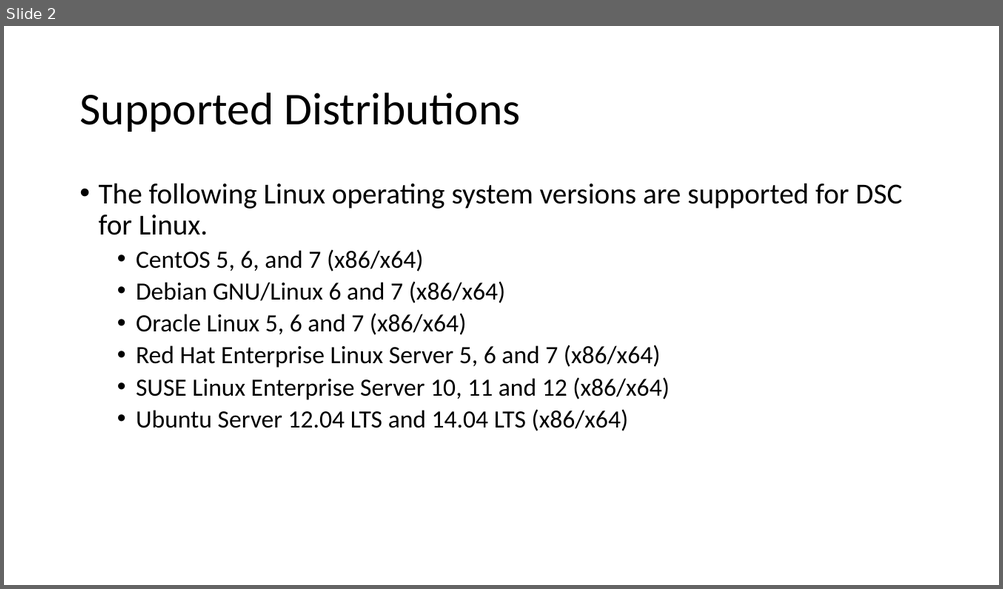
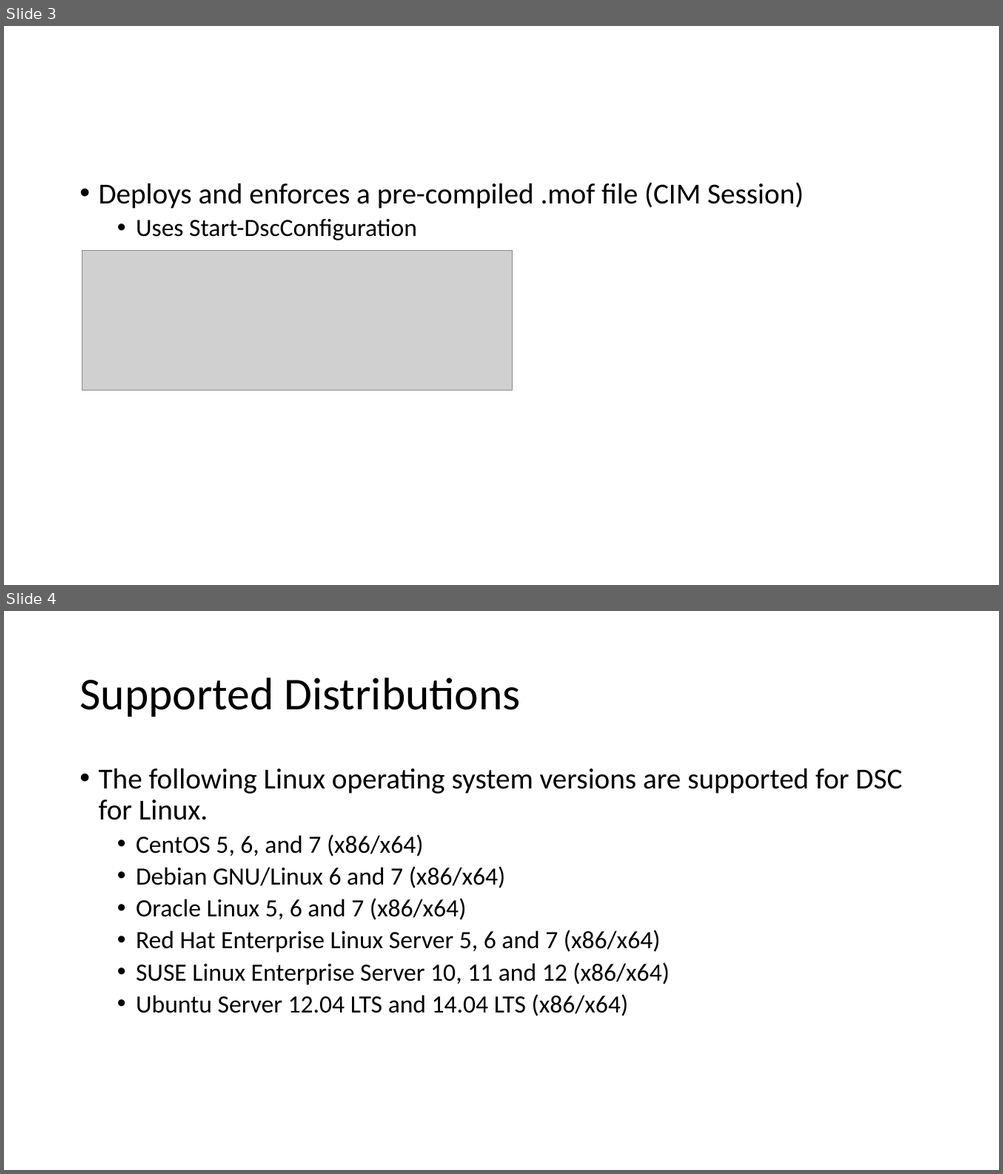
Before and after one commit to SAPSUG-ORG/2-SAPSUG-15_June_2017, a slide deck: dsc-linux/DSConLinux.pptx. Shown one above the other, each under a label of ours: slide 2 before the commit, slides 3 and 4 after it. The pictures are 1003x589 and 1003x1174 pixels, drawn with LibreOffice and Linux fonts; fonts in the diff are those of the drawing; grey boxes stand for pictures. Boxes give left, top, right and bottom in pixels: in the first picture for what was removed or moved away, otherwise in the second. Text is boxed around its words. In the diff, an @@ line names an element or a change of style, - is before the commit and + after.

```diff
--- a/dsc-linux/DSConLinux.pptx
+++ b/dsc-linux/DSConLinux.pptx
@@ slide 3 added at <box>4,26,999,585</box>, background #FFFFFF @@
@@ text added at <box>99,182,803,241</box>, 28 pt, text #000000 @@
+• Deploys and enforces a pre-compiled .mof file (CIM Session)
+  • Uses Start-DscConfiguration
@@ picture added at <box>82,250,512,390</box> @@
@@ what was slide 2 is now slide 4 @@
```
Also in this commit, not shown: 1 slide changed, 2 other slides added.
